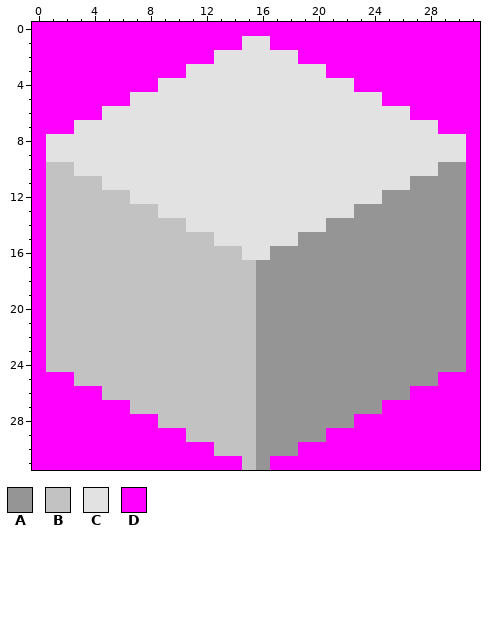
Two states of a pixel-art sprite, gfx/terrain/terrain.png. Above, as it was before the edit.
The file is 32x32 pixels. Colours within 5 levels of each other are drawn and written as one.
Palette (. is transparent): A #959595  B #c2c2c2  C #e2e2e2  D #ff00ff
Pixels before, first column x 0:
 0 DDDDDDDDDDDDDDDDDDDDDDDDDDDDDDDD
 1 DDDDDDDDDDDDDDDCCDDDDDDDDDDDDDDD
 2 DDDDDDDDDDDDDCCCCCCDDDDDDDDDDDDD
 3 DDDDDDDDDDDCCCCCCCCCCDDDDDDDDDDD
 4 DDDDDDDDDCCCCCCCCCCCCCCDDDDDDDDD
 5 DDDDDDDCCCCCCCCCCCCCCCCCCDDDDDDD
 6 DDDDDCCCCCCCCCCCCCCCCCCCCCCDDDDD
 7 DDDCCCCCCCCCCCCCCCCCCCCCCCCCCDDD
 8 DCCCCCCCCCCCCCCCCCCCCCCCCCCCCCCD
 9 DCCCCCCCCCCCCCCCCCCCCCCCCCCCCCCD
10 DBBCCCCCCCCCCCCCCCCCCCCCCCCCCAAD
11 DBBBBCCCCCCCCCCCCCCCCCCCCCCAAAAD
12 DBBBBBBCCCCCCCCCCCCCCCCCCAAAAAAD
13 DBBBBBBBBCCCCCCCCCCCCCCAAAAAAAAD
14 DBBBBBBBBBBCCCCCCCCCCAAAAAAAAAAD
15 DBBBBBBBBBBBBCCCCCCAAAAAAAAAAAAD
16 DBBBBBBBBBBBBBBCCAAAAAAAAAAAAAAD
17 DBBBBBBBBBBBBBBBAAAAAAAAAAAAAAAD
18 DBBBBBBBBBBBBBBBAAAAAAAAAAAAAAAD
19 DBBBBBBBBBBBBBBBAAAAAAAAAAAAAAAD
20 DBBBBBBBBBBBBBBBAAAAAAAAAAAAAAAD
21 DBBBBBBBBBBBBBBBAAAAAAAAAAAAAAAD
22 DBBBBBBBBBBBBBBBAAAAAAAAAAAAAAAD
23 DBBBBBBBBBBBBBBBAAAAAAAAAAAAAAAD
24 DBBBBBBBBBBBBBBBAAAAAAAAAAAAAAAD
25 DDDBBBBBBBBBBBBBAAAAAAAAAAAAADDD
26 DDDDDBBBBBBBBBBBAAAAAAAAAAADDDDD
27 DDDDDDDBBBBBBBBBAAAAAAAAADDDDDDD
28 DDDDDDDDDBBBBBBBAAAAAAADDDDDDDDD
29 DDDDDDDDDDDBBBBBAAAAADDDDDDDDDDD
30 DDDDDDDDDDDDDBBBAAADDDDDDDDDDDDD
31 DDDDDDDDDDDDDDDBADDDDDDDDDDDDDDD
Once edited:
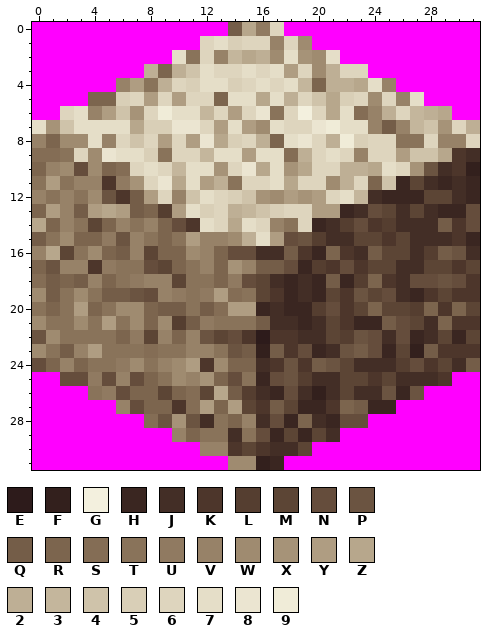
Colours new in this view: E #2d1b1b  F #33201d  G #f3f0de  H #3a2621  J #432e26  K #4d362b  L #553e30  M #5c4535  N #654d3c  P #6b5441  Q #745d48  R #7c654e  S #846d55  T #89735a  U #907a61  V #978268  W #9f8b70  X #a69378  Y #af9d82  Z #b7a78c  2 #beaf95  3 #c4b69c  4 #cfc3aa  5 #d9cfb7  6 #ded5be  7 #e5dec8  8 #ebe5d1  9 #f0ecd8
The edit:
Changed rows in their new state; - is an unchanged pixel.
first column x 0:
 0 --------------QZU6--------------
 1 ------------67566V6W------------
 2 ----------7T6V3Z2W7XW7----------
 3 --------2R24766767Y6W266--------
 4 ------VYT26577567673R22Z7V------
 5 ----RR56Y6Y66R77Z7264Z56W6V7----
 6 --67VY4X697736Y68T6G6Z7SV2632Z--
 7 7X47777Z55886Y7YW7668977VQV34X62
 8 VRWW7V646Y6Y8Z562R78629566TT6VV6
 9 SST6W8775T66377Y77S2676V66Y44ZKJ
10 RVWNWRS676377X68Z7XZ6622Z76XPJKF
11 TYTVVKUX68Z7Y2T667Z66W26R4HMJHJH
12 VTVTWPKQY6V47654XWYXY673JHHHMMJH
13 RYVQYZYQRLY756234566YYHJNMJMJHHN
14 ZRVTMRVTVRNK76Z76VT6HJLNKLJJJQKN
15 QTWRRUPVTRTYVVW27YNPLJJMMKMJJJKH
16 VZMTWRQVMRRWVRNNJJQKHRKJQMMJLQPJ
17 RPVVKUTTNMRTVRXVQQNHLKNKMMJJMMKM
18 SQRQVRTUVVMTTRUNMJHJHQHLRKJNNPNK
19 WQTWTQQPNVUTUYSTMKHJHMKPMNJHKMKK
20 TRTYRTWWRQQTQSYYHJHHLNKMRMMLRKRM
21 WTTWTYTWRWLQUTTTQJJHJMKHHQNMJRKK
22 PWTTTTRUMVRVPMNKEKKJJMLPNJNHJMHM
23 WTQVYTTTSTTVVTPQFQKNHJPQNHMFQKKK
24 NRVRTTUWTVWYKWRRJKPKQPMJJJLNKMJQ
25 --NNUNVNRTWVXRNTHNPLJJMMKMJJJK--
26 ----TUNRRMRSMZQLJHNJFJMJJPHP----
27 ------VNRRKSYRYMKQMHHKRQHH------
28 --------SPXPJTRVJNHRJHNN--------
29 ----------VRTTJTNHMHMJ----------
30 ------------VVKMKJJM------------
31 --------------WWFH--------------
Pixel boxes of the changes (left, top, right, bottom) in both pictures:
changed: (32, 22, 480, 470)
